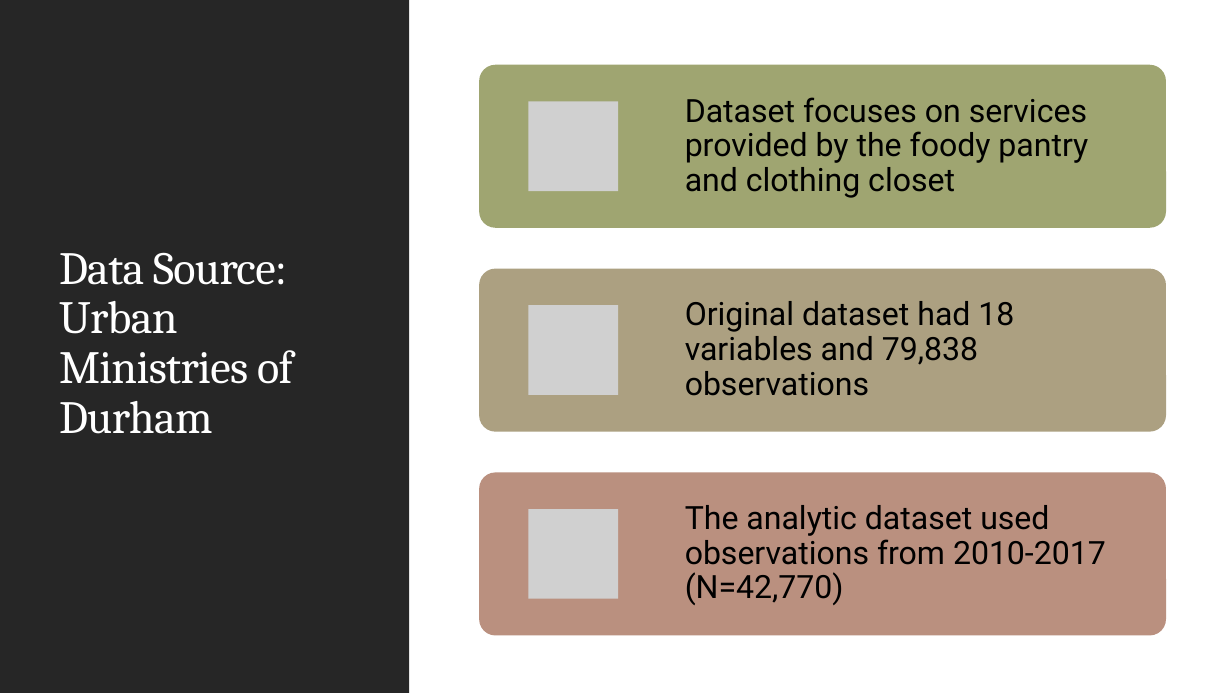
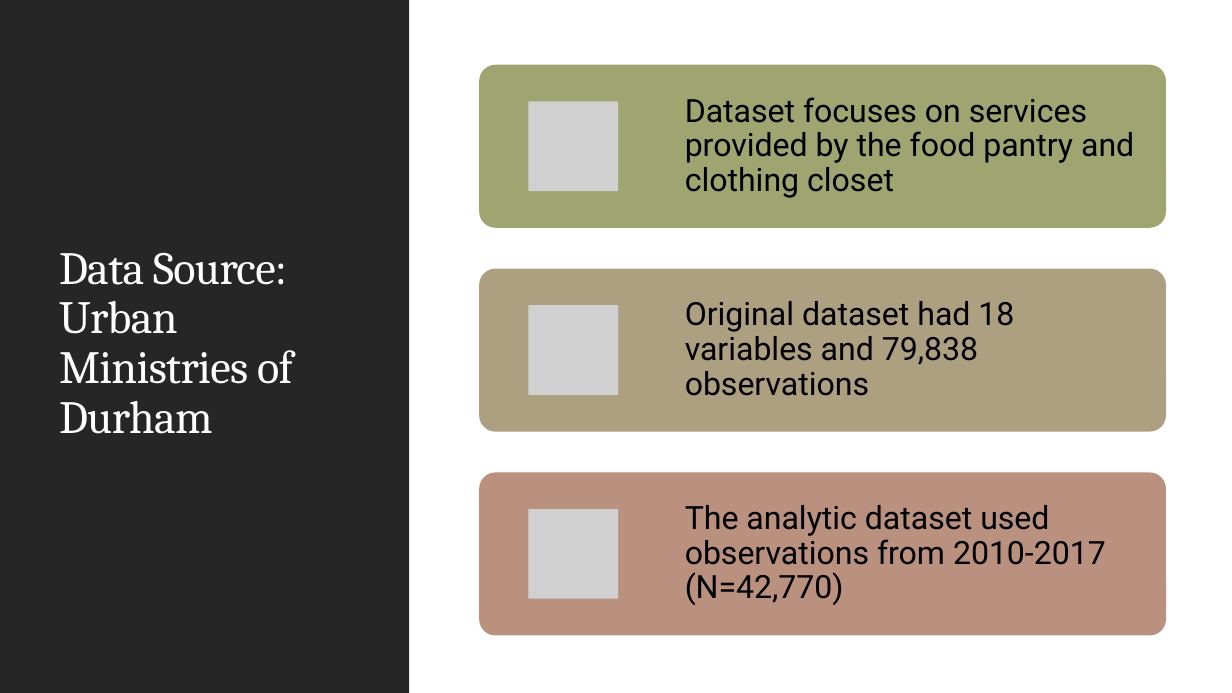
Before and after one commit to datasci611/bios611-projects-fall-2019-alvinthomas, a slide deck: slide 6 of project_1/results/project1_presentation_alvinthomas.pptx. Drawn at 1232x693 pixels with LibreOffice and Linux fonts; fonts in the diff are those of the drawing; grey boxes stand for pictures. Boxes give left, top, right and bottom in pixels: in the first picture for what was removed or moved away, otherwise in the second. Text is boxed around its words. In the diff, an @@ line names an element or a change of style, - is before the commit and + after.

```diff
--- a/project_1/results/project1_presentation_alvinthomas.pptx
+++ b/project_1/results/project1_presentation_alvinthomas.pptx
@@ text at (685, 97, 1134, 198): text changed @@
-Dataset focuses on services provided by the foody pantry and clothing closet
+Dataset focuses on services provided by the food pantry and clothing closet
```
Also in this commit, not shown: 4 other slides changed, 2 slides added, 1 slide removed, 1 other file.
